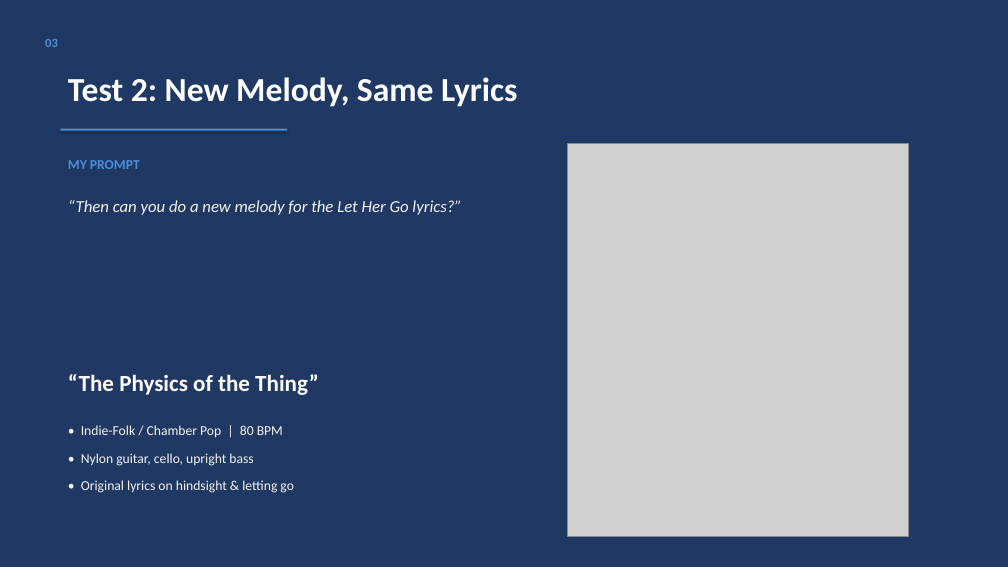
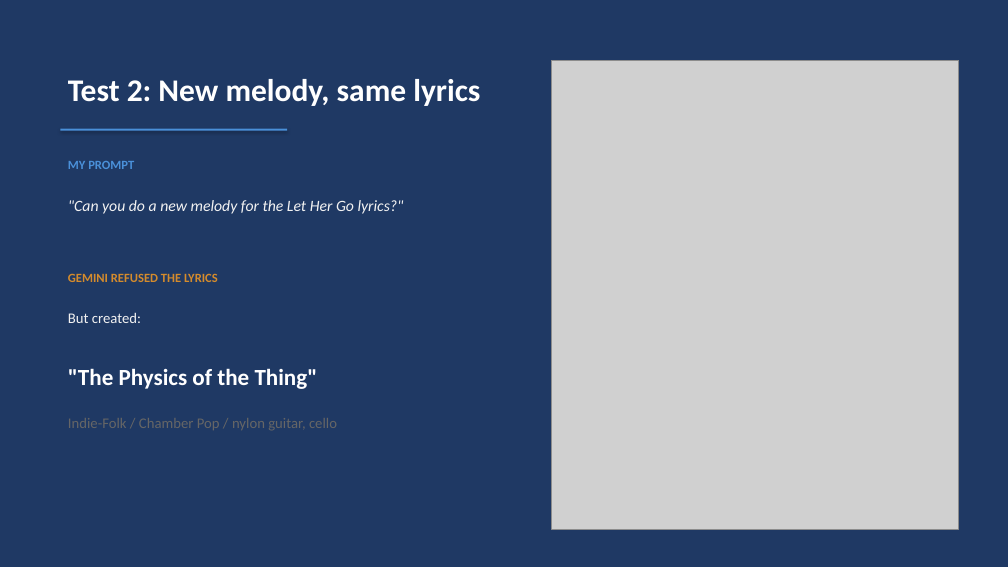
Before and after one commit to Elias-Schwegler/PHKI, a slide deck: slide 4 of Assignment_1_AI_Music_Generation/PHKI_Assignment1_Presentation.pptx. Drawn at 1008x567 pixels with LibreOffice and Linux fonts; fonts in the diff are those of the drawing; grey boxes stand for pictures. Boxes give left, top, right and bottom in pixels: in the first picture for what was removed or moved away, otherwise in the second. Text is boxed around its words. In the diff, an @@ line names an element or a change of style, - is before the commit and + after.

```diff
--- a/Assignment_1_AI_Music_Generation/PHKI_Assignment1_Presentation.pptx
+++ b/Assignment_1_AI_Music_Generation/PHKI_Assignment1_Presentation.pptx
@@ text removed at [45,39,58,47] @@
-03
@@ text at [68,79,480,106]: text changed; size 32 to 30 pt @@
-Test 2: New Melody, Same Lyrics
+Test 2: New melody, same lyrics
@@ picture: place and size @@
-picture at [567,144,909,537]
+picture at [552,60,959,529]
@@ text "MY PROMPT" at [68,161,134,169]: size 13 to 12 pt; line spacing 16.9pt to 16pt; less space between paragraphs @@
@@ text at [68,200,404,214]: text changed; size 16 to 15 pt @@
-“Then can you do a new melody for the Let Her Go lyrics?”
+"Can you do a new melody for the Let Her Go lyrics?"
@@ text added at [68,273,218,282], 12 pt, text #D48B2C, bold @@
+GEMINI REFUSED THE LYRICS
@@ text added at [68,312,141,323], 14 pt, text #F2F2F2 @@
+But created:
@@ text at [68,368,318,389]: text changed @@
-“The Physics of the Thing”
+"The Physics of the Thing"
@@ text at [68,418,337,430]: text changed; size 13 to 14 pt; text colour #F2F2F2 to #666666 @@
-• Indie-Folk / Chamber Pop | 80 BPM
-• Nylon guitar, cello, upright bass
-• Original lyrics on hindsight & letting go
+Indie-Folk / Chamber Pop / nylon guitar, cello
```
Also in this commit, not shown: 3 other slides changed, 3 slides added, 5 slides removed, 1 other file.
